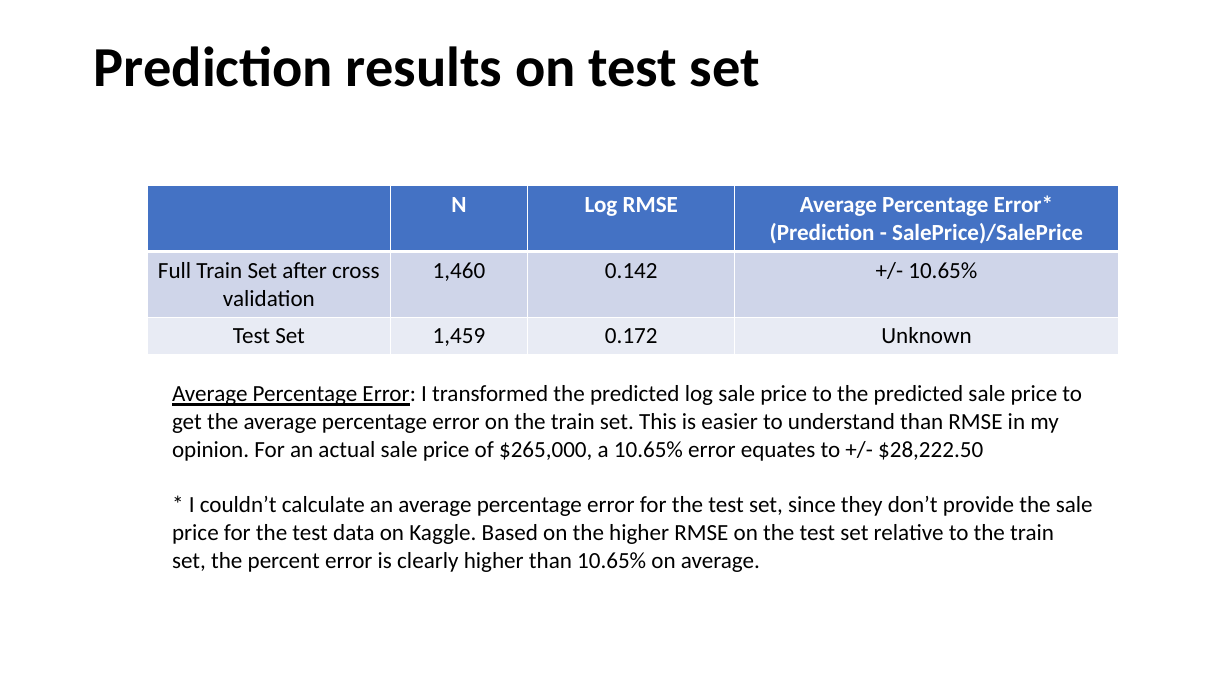
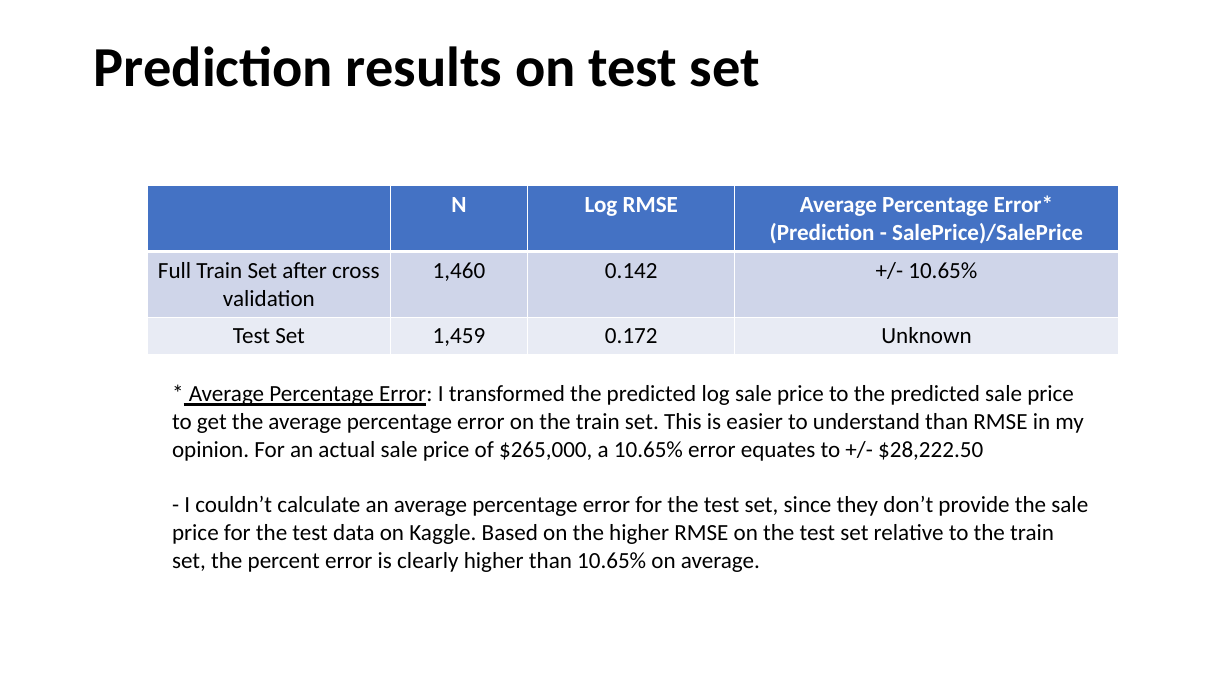
Before and after one commit to kylemjonesislanders/GT-7406-StatisticalLearning, a slide deck: slide 7 of course_project/submissions/project_presentation.pptx. Drawn at 1232x693 pixels with LibreOffice and Linux fonts; fonts in the diff are those of the drawing. Boxes give left, top, right and bottom in pixels: in the first picture for what was removed or moved away, otherwise in the second. Text is boxed around its words. In the diff, an @@ line names an element or a change of style, - is before the commit and + after.

```diff
--- a/course_project/submissions/project_presentation.pptx
+++ b/course_project/submissions/project_presentation.pptx
@@ text at (172, 385, 1088, 572): text changed @@
-Average Percentage Error: I transformed the predicted log sale price to the predicted sale price to get the average percentage error on the train set. This is easier to understand than RMSE in my opinion. For an actual sale price of $265,000, a 10.65% error equates to +/- $28,222.50
-* I couldn’t calculate an average percentage error for the test set, since they don’t provide the sale price for the test data on Kaggle. Based on the higher RMSE on the test set relative to the train set, the percent error is clearly higher than 10.65% on average.
+* Average Percentage Error: I transformed the predicted log sale price to the predicted sale price to get the average percentage error on the train set. This is easier to understand than RMSE in my opinion. For an actual sale price of $265,000, a 10.65% error equates to +/- $28,222.50
+- I couldn’t calculate an average percentage error for the test set, since they don’t provide the sale price for the test data on Kaggle. Based on the higher RMSE on the test set relative to the train set, the percent error is clearly higher than 10.65% on average.
```
Also in this commit, not shown: 2 other files.
